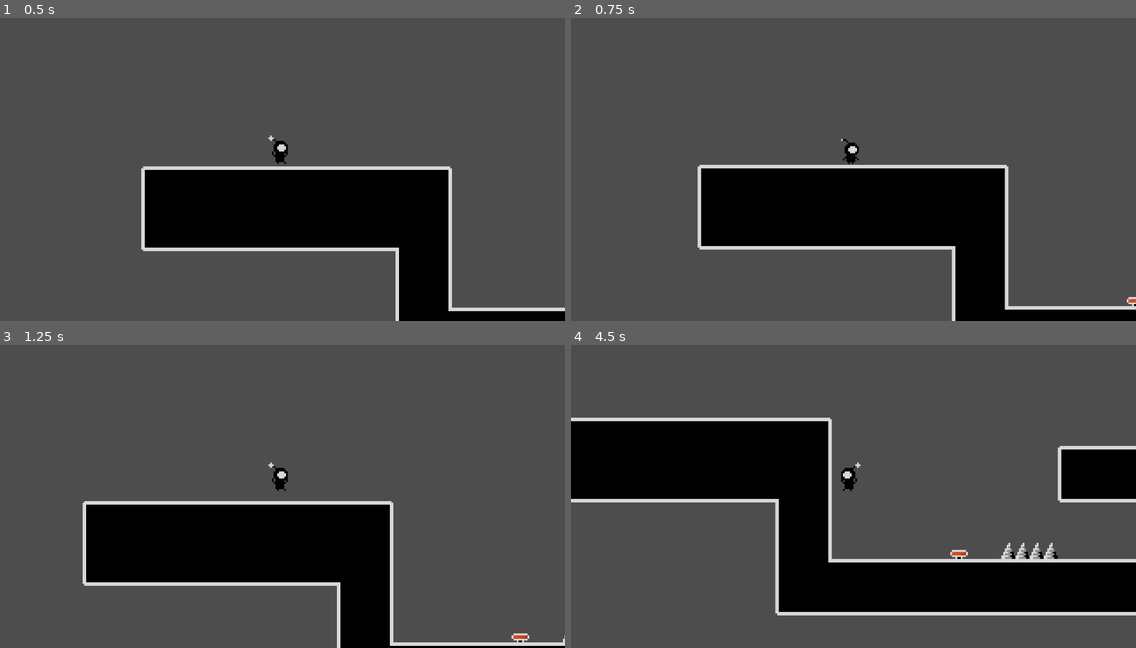
Above: before the commit, frames 1-4 (two rows, left to right).
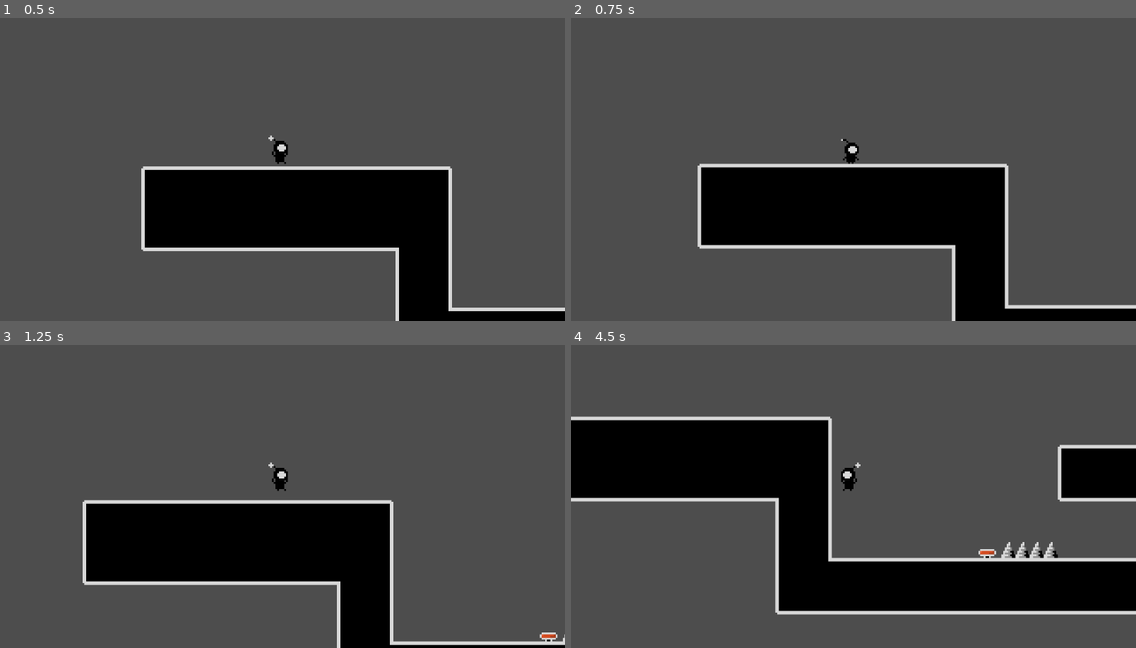
Above: after the commit, the same moments.

Repository: Lexal1/pogo-game
Game: Godot game, scene res://scenes/World.tscn
Two runs of this game, one before a commit and one after it. Both use one fixed random seed, a clock stepped at 60 frames per second and the inputs below.
Inputs:
- Up to frame 1 (0.5 s): no input
- Up to frame 2 (0.75 s): hold Right (ui_right) from 0.53 s (still down)
- Up to frame 3 (1.25 s): keep holding Right (ui_right); tap Up (ui_up) at 0.77 s
- Up to frame 4 (4.5 s): tap Up (ui_up) at 1.52, 3.02, 3.77 s; release Right (ui_right) at 2.03 s; hold Left (ui_left) 2.03-2.78 s; hold Right (ui_right) 2.78-4.28 s; hold Left (ui_left) from 4.28 s (still down)

Frame 1 is identical in both runs. In frame 2, 1.2% of the frame differs, in the area x 22-100%, y 48-97%; in frame 3, 1.4%; in frame 4, 2.4%, in the area x 0-100%, y 23-90%.

Commit message:
tinkered with code

Diff:
--- a/scenes/Player.tscn
+++ b/scenes/Player.tscn
@@ -124,7 +124,7 @@
 }]
 
 [sub_resource type="RectangleShape2D" id="3"]
-size = Vector2(5, 10.5)
+size = Vector2(5, 10)
 
 [node name="Player" type="CharacterBody2D"]
 collision_layer = 3
@@ -137,5 +137,5 @@
 animation = &"run"
 
 [node name="CollisionShape2D" type="CollisionShape2D" parent="."]
-position = Vector2(0.5, 0.25)
+position = Vector2(0.5, 0)
 shape = SubResource("3")
--- a/scenes/Spring.tscn
+++ b/scenes/Spring.tscn
@@ -27,10 +27,6 @@
 atlas = ExtResource("2")
 region = Rect2(0, 80, 16, 16)
 
-[sub_resource type="AtlasTexture" id="14"]
-atlas = ExtResource("2")
-region = Rect2(16, 80, 16, 16)
-
 [sub_resource type="AtlasTexture" id="4"]
 atlas = ExtResource("2")
 region = Rect2(32, 80, 16, 16)
@@ -40,22 +36,6 @@
 region = Rect2(32, 80, 16, 16)
 
 [sub_resource type="AtlasTexture" id="16"]
-atlas = ExtResource("2")
-region = Rect2(48, 80, 16, 16)
-
-[sub_resource type="AtlasTexture" id="7"]
-atlas = ExtResource("2")
-region = Rect2(0, 80, 16, 16)
-
-[sub_resource type="AtlasTexture" id="8"]
-atlas = ExtResource("2")
-region = Rect2(16, 80, 16, 16)
-
-[sub_resource type="AtlasTexture" id="9"]
-atlas = ExtResource("2")
-region = Rect2(32, 80, 16, 16)
-
-[sub_resource type="AtlasTexture" id="10"]
 atlas = ExtResource("2")
 region = Rect2(48, 80, 16, 16)
 
@@ -83,9 +63,6 @@
 "texture": SubResource("13")
 }, {
 "duration": 1.0,
-"texture": SubResource("14")
-}, {
-"duration": 1.0,
 "texture": SubResource("4")
 }, {
 "duration": 1.0,
@@ -97,23 +74,6 @@
 "loop": false,
 "name": &"springing",
 "speed": 20.0
-}, {
-"frames": [{
-"duration": 1.0,
-"texture": SubResource("7")
-}, {
-"duration": 1.0,
-"texture": SubResource("8")
-}, {
-"duration": 1.0,
-"texture": SubResource("9")
-}, {
-"duration": 1.0,
-"texture": SubResource("10")
-}],
-"loop": false,
-"name": &"unspringing",
-"speed": 5.0
 }]
 
 [sub_resource type="RectangleShape2D" id="12"]
@@ -125,8 +85,7 @@
 metadata/_edit_group_ = true
 
 [node name="bounceHitbox" parent="." instance=ExtResource("1")]
-regbounce = -150
-pogobounce = -295
+bounce = -150
 
 [node name="CollisionShape2D" type="CollisionShape2D" parent="bounceHitbox"]
 position = Vector2(0, -4)
@@ -135,8 +94,7 @@
 [node name="AnimatedSprite2D" type="AnimatedSprite2D" parent="."]
 position = Vector2(0, -8)
 sprite_frames = SubResource("11")
-animation = &"unspringing"
-frame = 3
+animation = &"springing"
 
 [node name="CollisionShape2D" type="CollisionShape2D" parent="."]
 position = Vector2(0, -4)
--- a/scenes/Walking Enemy.tscn
+++ b/scenes/Walking Enemy.tscn
@@ -1,52 +1,55 @@
-[gd_scene load_steps=9 format=2]
+[gd_scene load_steps=9 format=3 uid="uid://dchyafof5b7fq"]
 
-[ext_resource path="res://sprites/temptiles.png" type="Texture2D" id=1]
-[ext_resource path="res://scripts/Walking Enemy.gd" type="Script" id=2]
-[ext_resource path="res://scenes/bounceBox.tscn" type="PackedScene" id=4]
+[ext_resource type="Texture2D" uid="uid://cku2c0t8lnn1s" path="res://sprites/temptiles.png" id="1"]
+[ext_resource type="Script" path="res://scripts/Walking Enemy.gd" id="2"]
+[ext_resource type="PackedScene" path="res://scenes/bounceBox.tscn" id="4"]
 
-[sub_resource type="AtlasTexture" id=7]
-atlas = ExtResource( 1 )
-region = Rect2( 16, 48, 16, 16 )
+[sub_resource type="AtlasTexture" id="7"]
+atlas = ExtResource("1")
+region = Rect2(16, 48, 16, 16)
 
-[sub_resource type="AtlasTexture" id=8]
-atlas = ExtResource( 1 )
-region = Rect2( 16, 64, 16, 16 )
+[sub_resource type="AtlasTexture" id="8"]
+atlas = ExtResource("1")
+region = Rect2(16, 64, 16, 16)
 
-[sub_resource type="SpriteFrames" id=3]
-animations = [ {
-"frames": [ SubResource( 7 ), SubResource( 8 ) ],
+[sub_resource type="SpriteFrames" id="3"]
+animations = [{
+"frames": [{
+"duration": 1.0,
+"texture": SubResource("7")
+}, {
+"duration": 1.0,
+"texture": SubResource("8")
+}],
 "loop": true,
-"name": "default",
+"name": &"default",
 "speed": 5.0
-} ]
+}]
 
-[sub_resource type="RectangleShape2D" id=4]
-size = Vector2( 6, 0.5 )
+[sub_resource type="RectangleShape2D" id="4"]
+size = Vector2(6, 0.5)
 
-[sub_resource type="RectangleShape2D" id=6]
-size = Vector2( 5.5, 4 )
+[sub_resource type="RectangleShape2D" id="6"]
+size = Vector2(5.5, 4)
 
 [node name="Walking Enemy" type="CharacterBody2D"]
-script = ExtResource( 2 )
+script = ExtResource("2")
 
 [node name="AnimatedSprite2D" type="AnimatedSprite2D" parent="."]
-position = Vector2( -1, -8 )
-frames = SubResource( 3 )
+position = Vector2(-1, -8)
+sprite_frames = SubResource("3")
 frame = 1
-playing = true
 
 [node name="CollisionShape2D" type="CollisionShape2D" parent="."]
-position = Vector2( 0, -0.5 )
-shape = SubResource( 4 )
+position = Vector2(0, -0.5)
+shape = SubResource("4")
 
 [node name="LedgeCheck" type="RayCast2D" parent="."]
-position = Vector2( 6, -1 )
-enabled = true
-target_position = Vector2( 0, 7 )
+position = Vector2(6, -1)
+target_position = Vector2(0, 7)
 
-[node name="bounceBox" parent="." instance=ExtResource( 4 )]
-pogobounce = -200
+[node name="bounceBox" parent="." instance=ExtResource("4")]
 
 [node name="CollisionShape2D" type="CollisionShape2D" parent="bounceBox"]
-position = Vector2( -0.5, -4 )
-shape = SubResource( 6 )
+position = Vector2(-0.5, -4)
+shape = SubResource("6")
--- a/scenes/World.tscn
+++ b/scenes/World.tscn
@@ -195,6 +195,6 @@
 [node name="TileMap" type="TileMap" parent="."]
 tile_set = SubResource("TileSet_yd4ub")
 format = 2
-layer_0/tile_data = PackedInt32Array(524299, 65536, 0, 52429 …(1479 unchanged characters)… 86455, 1, 65536, 786454, 1, 65536, 786452, 1, 131072)
-
-[connection signal="body_entered" from="TileMap/Spring" to="TileMap/Spring" method="_on_Spring_body_entered" flags=18]
+layer_0/tile_data = PackedInt32Array(524299, 65536, 0, 52429 …(1479 unchanged characters)… 86455, 1, 65536, 786454, 1, 65536, 786453, 1, 131072)
+
+[connection signal="body_entered" from="TileMap/@Spring@36333" to="TileMap/@Spring@36333" method="_on_Spring_body_entered" flags=18]
--- a/scripts/bounceBox.gd
+++ b/scripts/bounceBox.gd
@@ -1,7 +1,7 @@
 extends Area2D
 
-@export var regbounce = -100
-@export var pogobounce = -195
+@export var bounce = -100
+var pogobounce = bounce + -100
 
 
 func _ready():
@@ -12,4 +12,4 @@
 		if body.pogo_mode == true:
 			body.velocity.y = pogobounce
 		else:
-			body.velocity.y = regbounce
+			body.velocity.y = bounce
Not shown: 1 places in scenes/Spring.tscn that only renumber resources
Not shown: 1 places in scenes/World.tscn that only renumber resources
